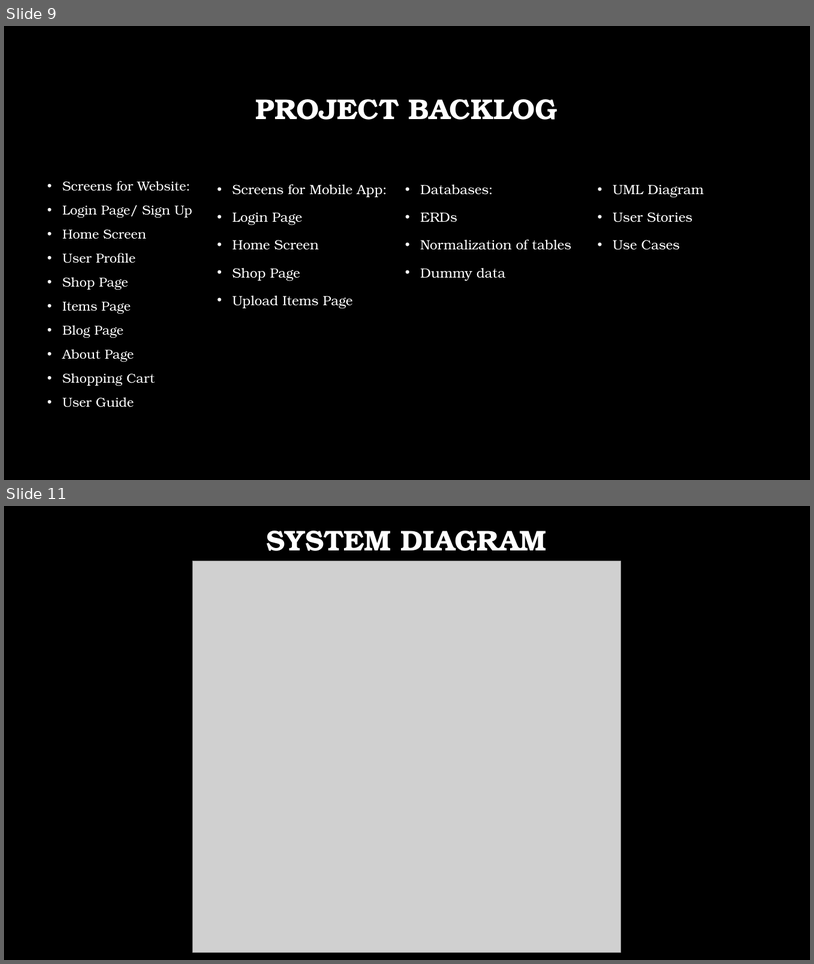
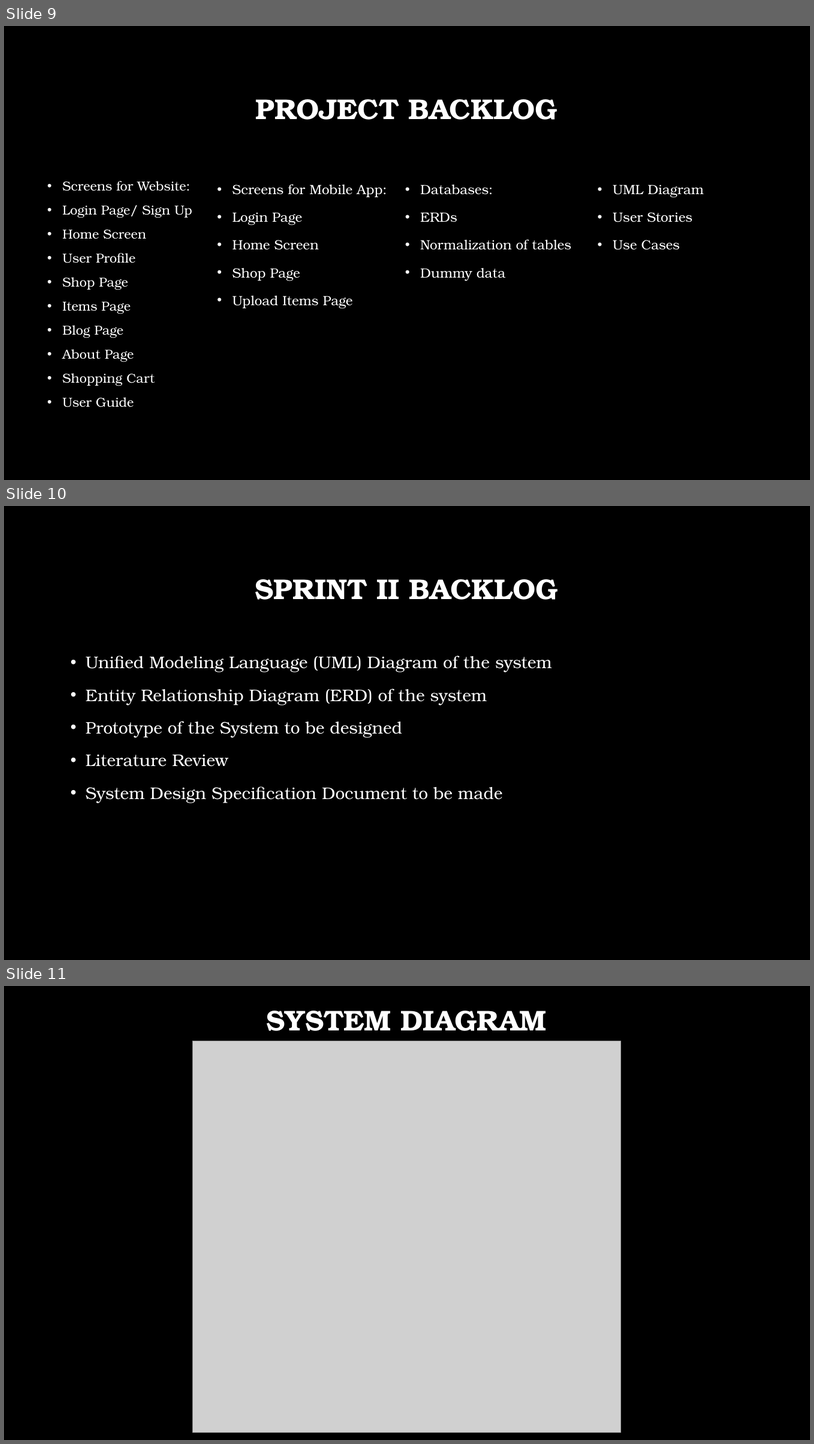
Before and after one commit to aimanahmedmoin1997/FinalYearProject, a slide deck: Kaavish Evaluation I/Evaluation I.pptx. Shown one above the other, each under a label of ours: slides 9 and 11 before the commit, slides 9, 10 and 11 after it; the slides between them are not shown. The pictures are 814x964 and 814x1444 pixels, drawn with LibreOffice and Linux fonts; fonts in the diff are those of the drawing; grey boxes stand for pictures; background and template pictures are left out. Boxes give left, top, right and bottom in pixels: in the first picture for what was removed or moved away, otherwise in the second. Text is boxed around its words. In the diff, an @@ line names an element or a change of style, - is before the commit and + after.

```diff
--- a/Kaavish Evaluation I/Evaluation I.pptx
+++ b/Kaavish Evaluation I/Evaluation I.pptx
@@ slide 10 added at [4,506,810,960], background picture (left out) @@
@@ title added at [255,579,558,600], 34 pt, text #FFFFFF, bold @@
+SPRINT II BACKLOG
@@ text added at [86,655,552,802], 20 pt, text #FFFFFF @@
+• Unified Modeling Language (UML) Diagram of the system
+• Entity Relationship Diagram (ERD) of the system
+• Prototype of the System to be designed
+• Literature Review
+• System Design Specification Document to be made
```
Also in this commit, not shown: 6 slides changed, 1 slide removed.
